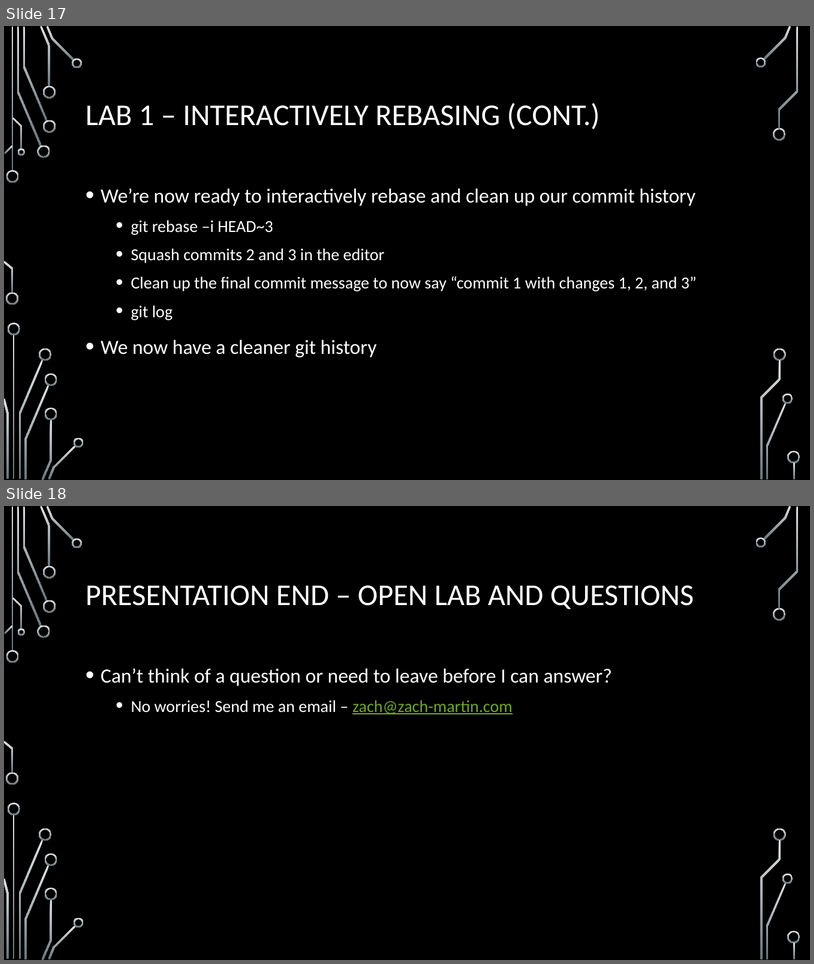
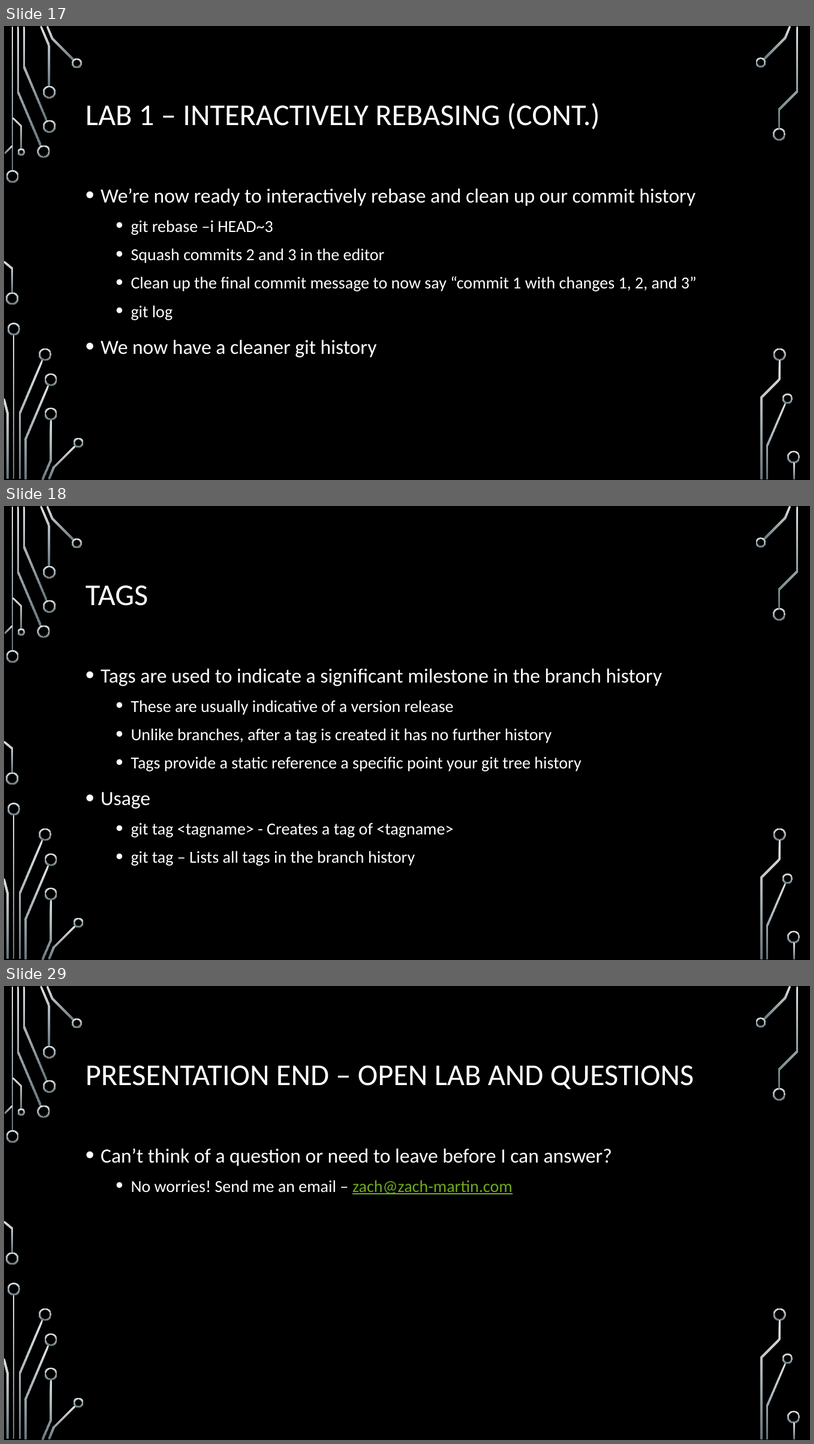
Before and after one commit to onideus/github-101-website, a slide deck: resources/Advanced github topics.pptx. Shown one above the other, each under a label of ours: slides 17 and 18 before the commit, slides 17, 18 and 29 after it; the slides between them are not shown. The pictures are 814x964 and 814x1444 pixels, drawn with LibreOffice and Linux fonts; fonts in the diff are those of the drawing; background and template pictures are left out. Boxes give left, top, right and bottom in pixels: in the first picture for what was removed or moved away, otherwise in the second. Text is boxed around its words. In the diff, an @@ line names an element or a change of style, - is before the commit and + after.

```diff
--- a/resources/Advanced github topics.pptx
+++ b/resources/Advanced github topics.pptx
@@ slide 18 added at box(4, 506, 810, 960), background picture (left out); not listed: 36 template elements that a slide beside it also shows @@
@@ title added at box(86, 585, 148, 606), 36 pt, text #FFFFFF @@
+TAGS
@@ text added at box(101, 668, 663, 865), 20 pt, text #FFFFFF @@
+• Tags are used to indicate a significant milestone in the branch history
+  • These are usually indicative of a version release
+  • Unlike branches, after a tag is created it has no further history
+  • Tags provide a static reference a specific point your git tree history
+• Usage
+  • git tag <tagname> - Creates a tag of <tagname>
+  • git tag – Lists all tags in the branch history
@@ what was slide 18 is now slide 29 @@
```
Also in this commit, not shown: 10 other slides added, 2 other files.
